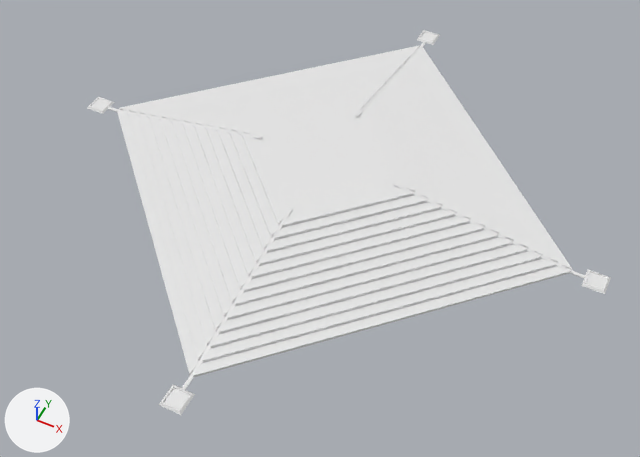
Two versions of the glTF model models/pyramid_stairs.glb, one commit apart.
Before and after are seen from a 50 mm camera at (30.8, -62.9, 70.9) aimed at (1.5, -4.4, -2.2). Lighting does not change. The marker at lower left points along +X, +Y and +Z. Objects named as collision shapes, trigger or cutter boxes, shadow casters or lower levels of detail are left out. Where no turn or scale is listed for an object, it has been applied to the vertices. Vertices at the same position are counted once.

The older version as bpy lines, for what is in view:
```python
me_cube_001 = bpy.data.meshes.new('Cube.001')
me_cube_001.from_pydata(...)  # 80 vertices, 144 faces; spans x -26.8..32.7, y -29.7..29.7, z -2.9..1.1
me_cube_002 = bpy.data.meshes.new('Cube.002')
me_cube_002.from_pydata(...)  # 64 vertices, 112 faces; spans x -31.9..31.9, y -31.9..31.9, z -0.1..0.1
me_pyramid_001 = bpy.data.meshes.new('pyramid.001')
me_pyramid_001.from_pydata(...)  # 384 vertices, 756 faces; spans x -28.1..28.1, y -28.1..28.1, z 0.0..3.6
ob_activation_cube_col = bpy.data.objects.new('activation_cube-col', me_cube_002)
ob_activation_cube_col.location = (0.03, 0.0, 0.03)
ob_pyramid = bpy.data.objects.new('pyramid', me_pyramid_001)
ob_pyramid.location = (0.0, 0.0, 0.0)
ob_wire = bpy.data.objects.new('wire', me_cube_001)
ob_wire.location = (-2.96, 0.0, 2.8)
```
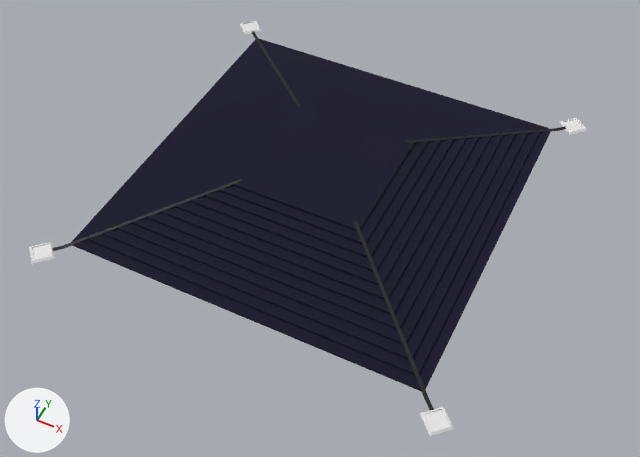
Commit message: activation cubes

Where the newer file only moved an object's origin or applied its transform, the numbers keep the older frame.

Where the change shows, as pixel boxes [x1, y1, x2, y2] in the pictures (640 x 457 px):
'pyramid', deleted: before [117, 46, 572, 377]
'pyramid-col', added: after [72, 39, 551, 392]
'activation_cube-col', mesh turned: before [87, 30, 611, 415]; after [29, 21, 587, 436]
'wire', deleted: before [107, 41, 586, 390]
'wire.001', added (black): after [353, 221, 434, 411]
'wire.000', added (black): after [52, 179, 242, 251]
'wire.003', added (black): after [405, 126, 566, 143]
'wire.002', added: after [252, 31, 301, 108]

The edits, one by one:
Material 'WireOff' (mat_wireoff) is new.
Its base color is (0.00439, 0.00605, 0.00699) (black #0e1214).
Material 'Pyramid' (mat_pyramid) is new.
Its base color is (0.00335, 0.00212, 0.0203) (black #0b0727).
Its roughness is 1.0.
me_cube_002 has 64 vertices, 112 faces and spans x -31.9..31.9, y -31.9..31.9, z -0.1..0.1.
me_cube_002 is used by ob_activation_cube_col; location (0.03, 0.0, 0.03).
me_cube_002 part 1: the whole mesh is turned 45 degrees about the z axis through its middle and scaled by 1.02.
Mesh me_cube_005 is new.
It has 20 vertices, 36 faces and spans x 9.1..24.2, y 9.1..24.2, z -2.9..0.9.
It uses material mat_wireoff (black #0e1214).
Mesh me_cube_004 is new.
It has 20 vertices, 36 faces and spans x -19.1..-4.0, y 9.1..24.2, z -2.9..0.9.
It uses material mat_wireoff (black #0e1214).
Mesh me_cube_003 is new.
It has 20 vertices, 36 faces and spans x 9.1..24.2, y -19.1..-4.0, z -2.9..0.9.
It uses material mat_wireoff (black #0e1214).
Mesh me_cube_001_1 is new.
It has 20 vertices, 36 faces and spans x -19.1..-4.0, y -19.1..-4.0, z -2.9..0.9.
It uses material mat_wireoff (black #0e1214).
Mesh me_pyramid_001_1 is new.
It has 410 vertices, 808 faces and spans x -20.0..20.0, y -20.0..20.0, z 0.0..3.6.
It uses material mat_pyramid (black #0b0727).
Object 'pyramid' (ob_pyramid) is deleted.
Object 'wire' (ob_wire) is deleted.
Object 'wire.003' (ob_wire_003) is new; it shows me_cube_005.
Its location is (-2.57, -2.58, 2.8).
Object 'wire.002' (ob_wire_002) is new; it shows me_cube_004.
Its location is (-2.57, -2.58, 2.8).
Object 'wire.001' (ob_wire_001) is new; it shows me_cube_003.
Its location is (-2.57, -2.58, 2.8).
Object 'wire.000' (ob_wire_000) is new; it shows me_cube_001_1.
Its location is (-2.57, -2.58, 2.8).
Object 'pyramid-col' (ob_pyramid_col) is new; it shows me_pyramid_001_1.
Its location is (0.0, 0.0, 0.0).
